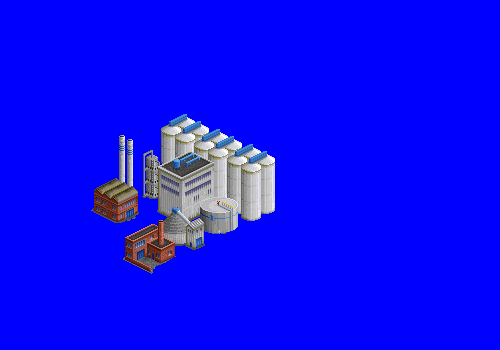
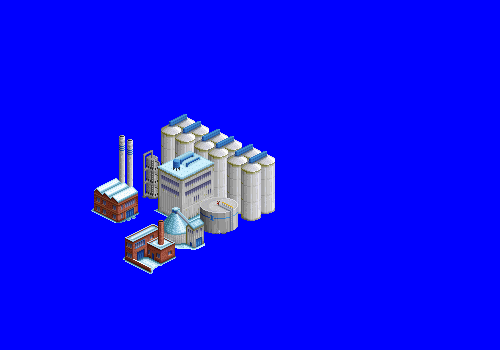
Two versions of the same layered image (500×350). Layer-by-layer changes:
added group "small building + small chimney" (1st of 2) with 2 layers above "beet store copy" over [left=123, top=220, right=176, bottom=274]
added layer "snow" (1st of 6, in "small building + small chimney") in group "small building + small chimney" over [left=123, top=224, right=176, bottom=274]
moved "small building + small chimney" (2nd of 2, in "small building + small chimney") into group "small building + small chimney" over [left=123, top=220, right=176, bottom=274]
added layer "snow" (2nd of 6, in "cone silo") in group "cone silo" over [left=152, top=207, right=205, bottom=250]
added layer "snow" (3rd of 6, in "warehouse + chimney") in group "warehouse + chimney" over [left=91, top=178, right=139, bottom=223]
added layer "snow" (4th of 6, in "medium building") in group "medium building" over [left=154, top=151, right=214, bottom=226]
